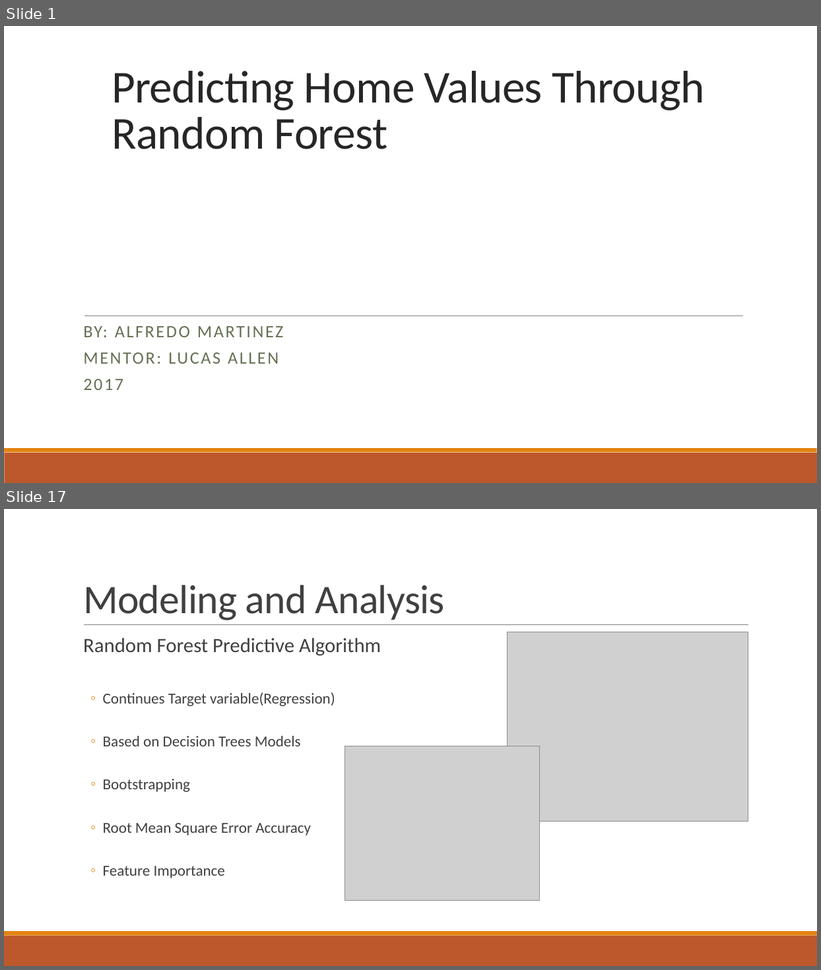
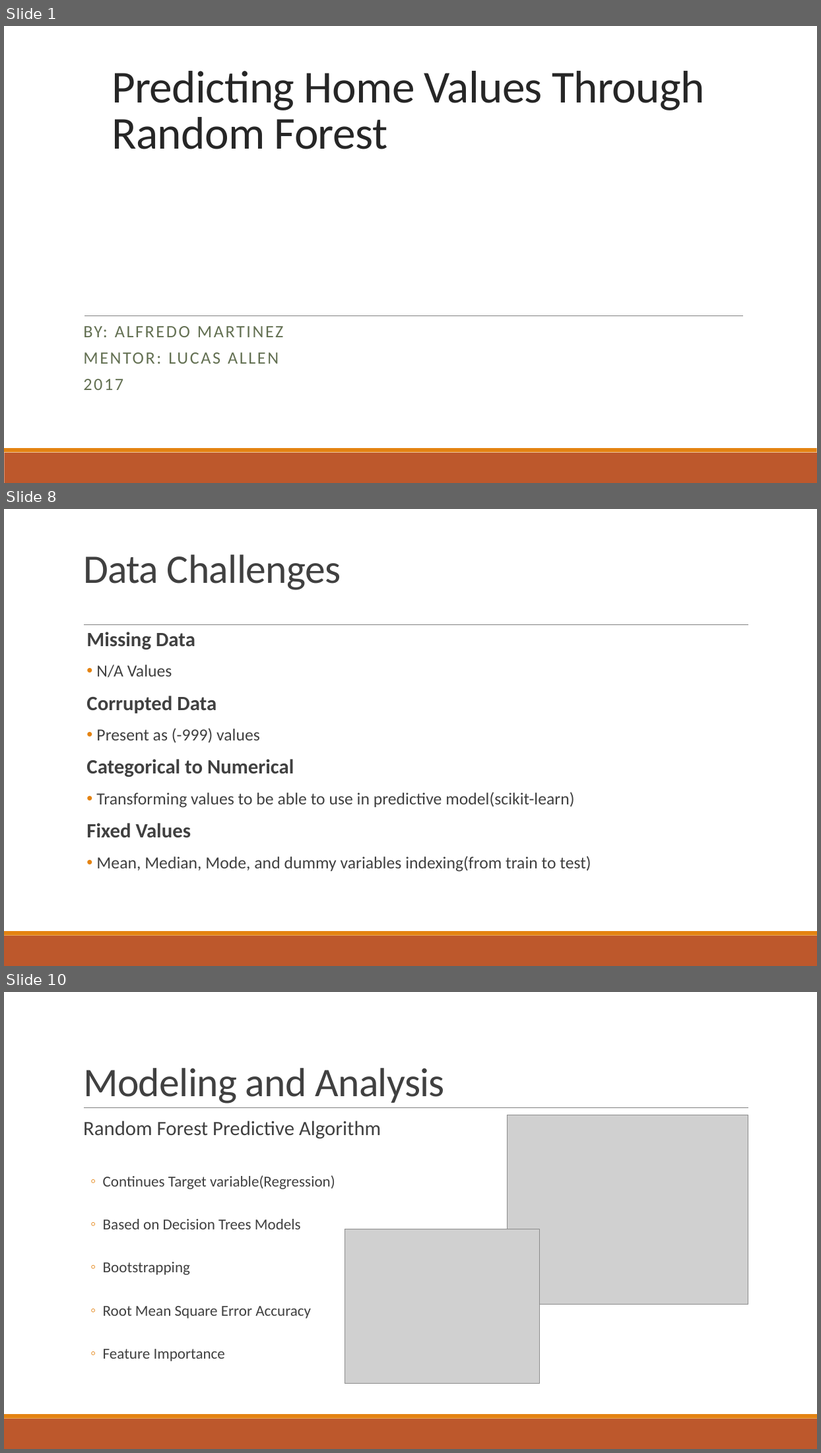
Before and after one commit to AlfredMtz/Springboard, a slide deck: Ames_project/Slide_deck.pptx. Shown one above the other, each under a label of ours: slides 1 and 17 before the commit, slides 1, 8 and 10 after it; the slides between them are not shown. The pictures are 821x970 and 821x1453 pixels, drawn with LibreOffice and Linux fonts; fonts in the diff are those of the drawing; grey boxes stand for pictures. Boxes give left, top, right and bottom in pixels: in the first picture for what was removed or moved away, otherwise in the second. Text is boxed around its words. In the diff, an @@ line names an element or a change of style, - is before the commit and + after.

```diff
--- a/Ames_project/Slide_deck.pptx
+++ b/Ames_project/Slide_deck.pptx
@@ slide 8 added at (4, 509, 817, 966), background #FFFFFF; not listed: 3 template elements that a slide beside it also shows @@
@@ title added at (83, 555, 341, 590), 48 pt, text #404040 @@
+Data Challenges
@@ text added at (86, 632, 591, 872), 20 pt, text #404040 @@
+Missing Data
+• N/A Values
+Corrupted Data
+• Present as (-999) values
+Categorical to Numerical
+• Transforming values to be able to use in predictive model(scikit-learn)
+Fixed Values
+• Mean, Median, Mode, and dummy variables indexing(from train to test)
@@ what was slide 17 is now slide 10 @@
```
Also in this commit, not shown: 5 slides changed, 6 other slides added, 14 slides removed.
